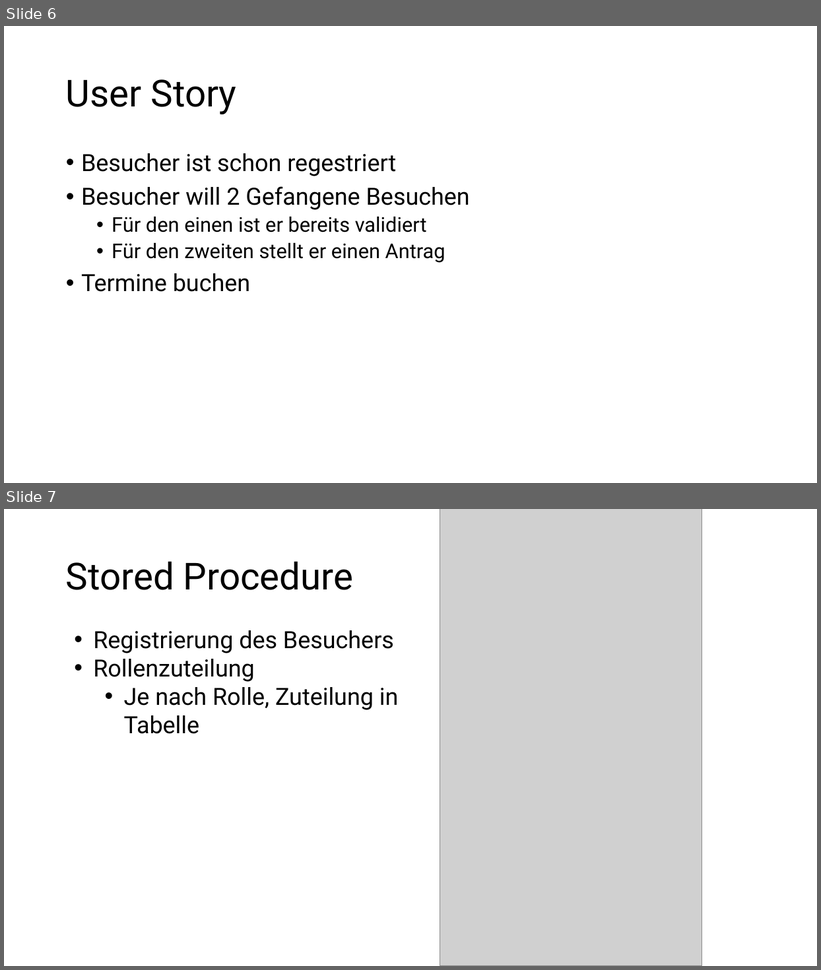
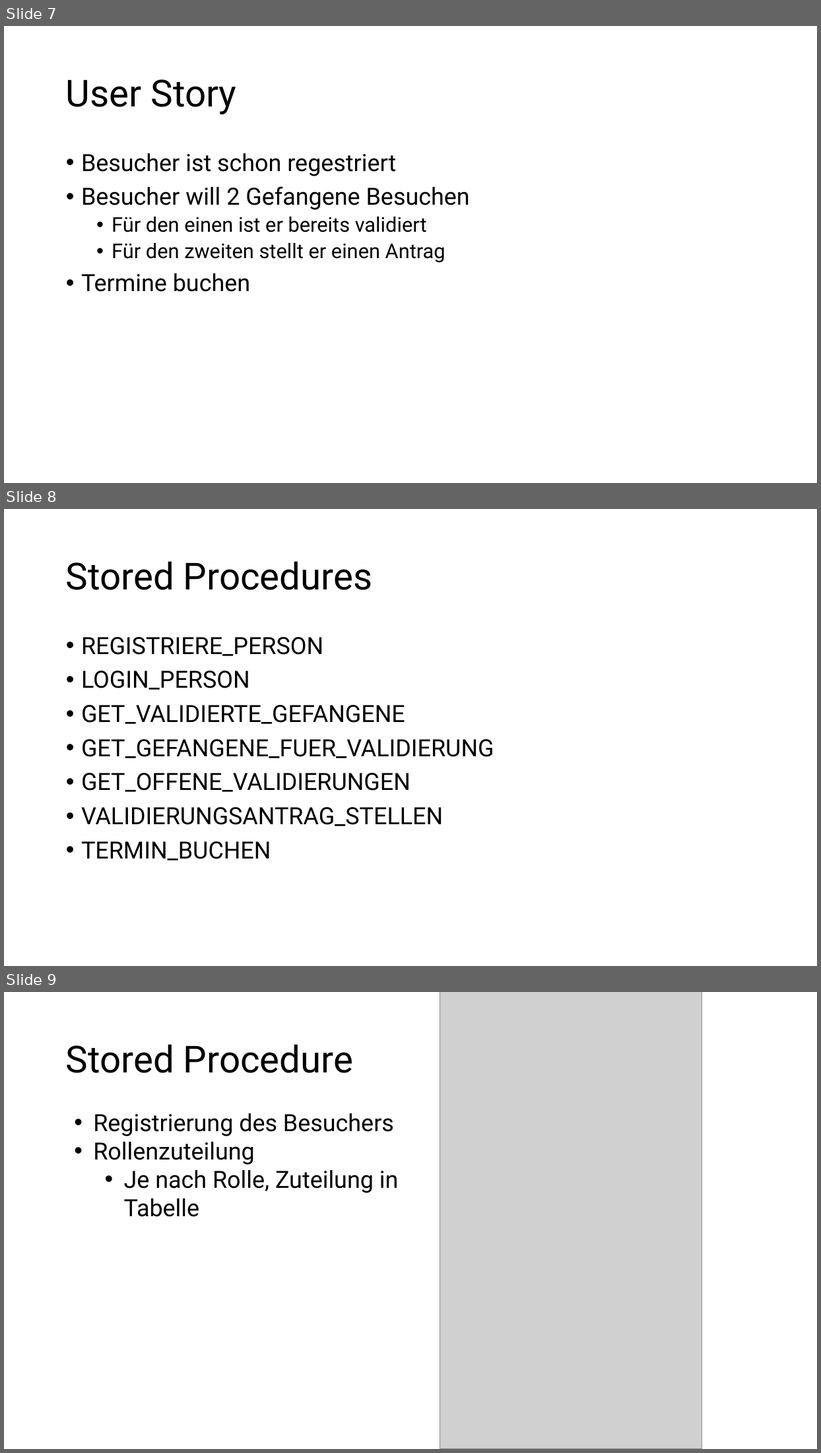
Before and after one commit to zouse187/Datenbankanwendung-LockedVisit, a slide deck: Präsentationen/15.07.26_Abschlusspräsi-LockedVisit.pptx. Shown one above the other, each under a label of ours: slides 6 and 7 before the commit, slides 7, 8 and 9 after it. The pictures are 821x970 and 821x1453 pixels, drawn with LibreOffice and Linux fonts; fonts in the diff are those of the drawing; grey boxes stand for pictures. Boxes give left, top, right and bottom in pixels: in the first picture for what was removed or moved away, otherwise in the second. Text is boxed around its words. In the diff, an @@ line names an element or a change of style, - is before the commit and + after.

Commit message:
Procedure GET_GEFANGENEN_TERMINE und Datei controllers/get_termine.php hinzugefügt, weil vorher mit SELECTS im public Ordner die Funktion implementiert wurde. Proceduren umbenannt. Zwei Tabellen in eine zusammengefasst

```diff
--- a/Präsentationen/15.07.26_Abschlusspräsi-LockedVisit.pptx
+++ b/Präsentationen/15.07.26_Abschlusspräsi-LockedVisit.pptx
@@ slide 8 added at (4, 509, 817, 966), background #FFFFFF @@
@@ title added at (66, 561, 372, 590), 44 pt, text #000000 @@
+Stored Procedures
@@ text added at (81, 637, 494, 861), 28 pt, text #000000 @@
+• REGISTRIERE_PERSON
+• LOGIN_PERSON
+• GET_VALIDIERTE_GEFANGENE
+• GET_GEFANGENE_FUER_VALIDIERUNG
+• GET_OFFENE_VALIDIERUNGEN
+• VALIDIERUNGSANTRAG_STELLEN
+• TERMIN_BUCHEN
@@ what was slide 6 is now slide 7 @@
@@ what was slide 7 is now slide 9 @@
```
Also in this commit, not shown: 1 slide changed, 1 other slide added, 11 other files.
